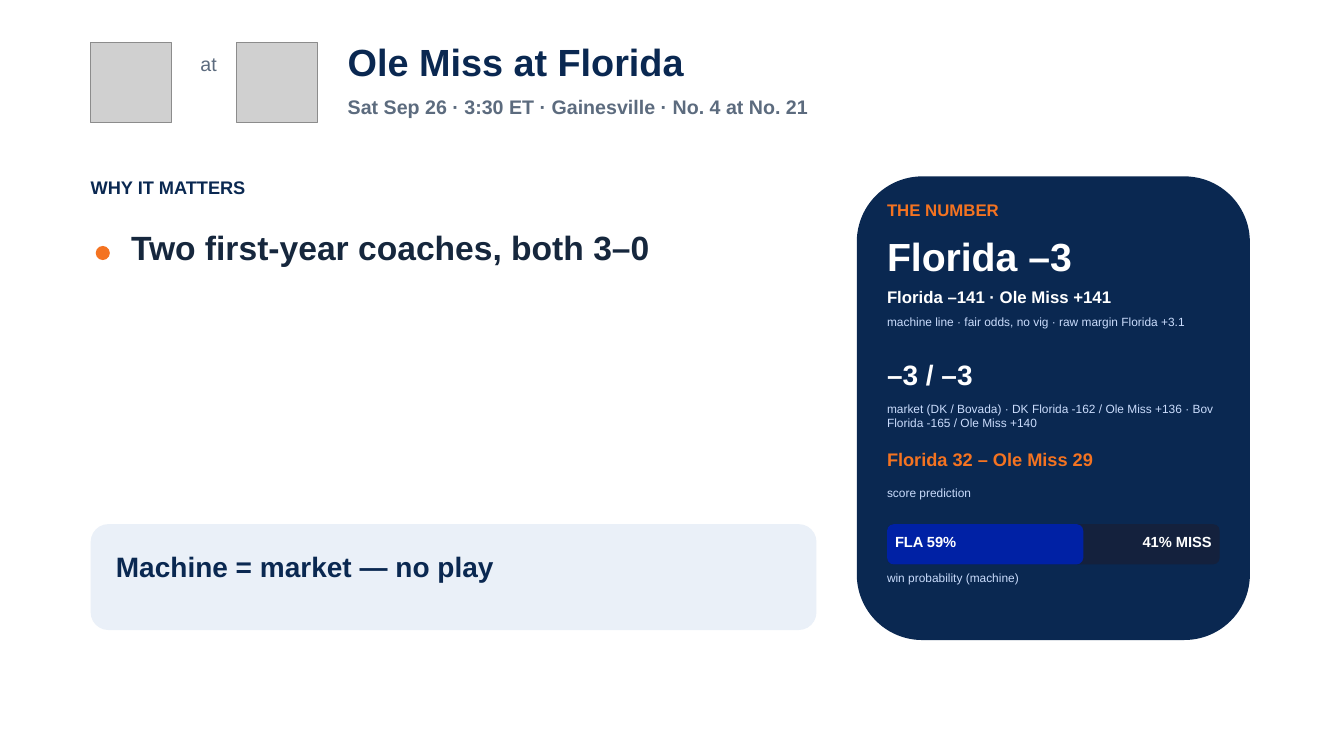
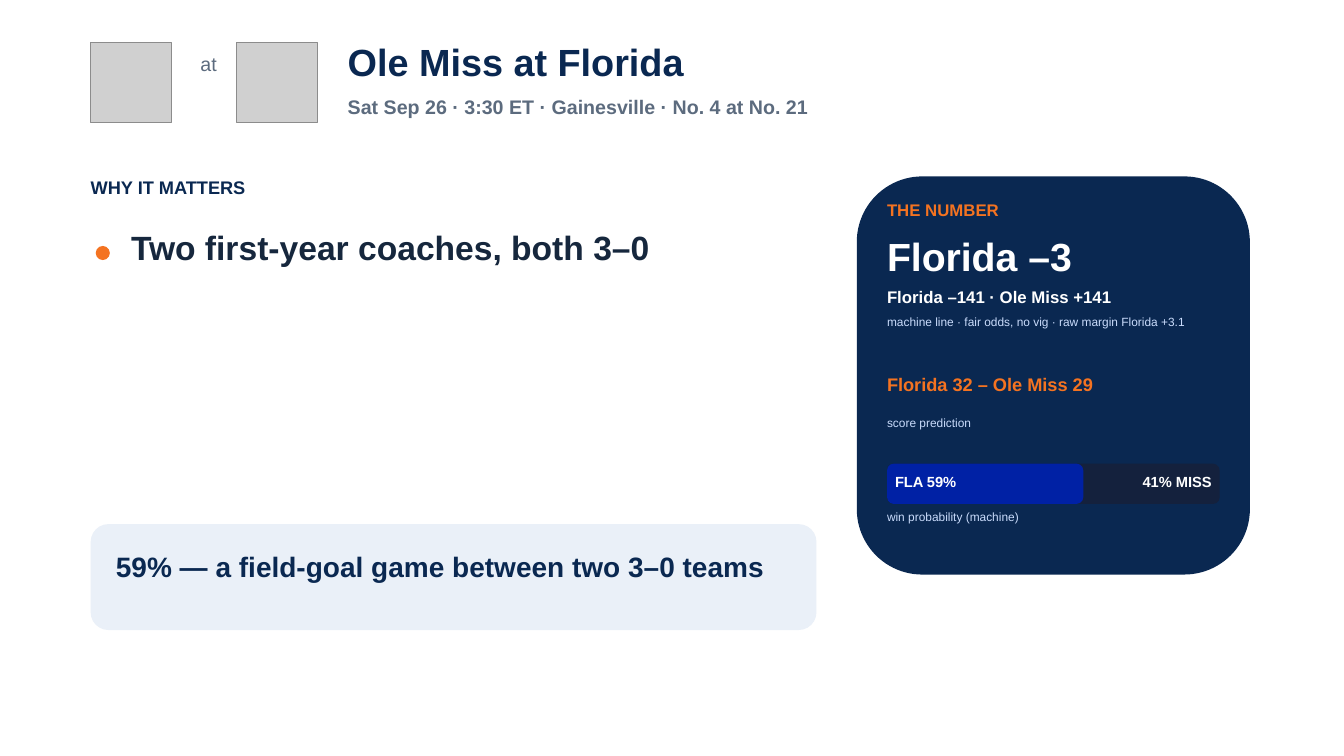
Before and after one commit to lucasalvarezflorida-lab/ncaa-fbs-analytics, a slide deck: slide 9 of decks/2026_Week4_Episode5.pptx. Drawn at 1344x756 pixels with LibreOffice and Linux fonts; fonts in the diff are those of the drawing; grey boxes stand for pictures. Boxes give left, top, right and bottom in pixels: in the first picture for what was removed or moved away, otherwise in the second. Text is boxed around its words. In the diff, an @@ line names an element or a change of style, - is before the commit and + after.

```diff
--- a/decks/2026_Week4_Episode5.pptx
+++ b/decks/2026_Week4_Episode5.pptx
@@ rounded rectangle: place and size @@
-rounded rectangle at (857,176,1250,640)
+rounded rectangle at (857,176,1250,575)
@@ text "Florida 32 – Ole Miss ...": place and size @@
-text "Florida 32 – Ole Miss ..." at (887,452,1093,466)
+text "Florida 32 – Ole Miss ..." at (887,377,1093,391)
@@ text removed at (887,365,972,386) @@
-–3 / –3
@@ text "score prediction": place and size @@
-text "score prediction" at (887,488,971,500)
+text "score prediction" at (887,418,971,429)
@@ text removed at (887,404,1214,427) @@
-market (DK / Bovada) · DK Florida -162 / Ole Miss +136 · Bov Florida -165 / Ole Miss +140
@@ 3 texts, 2 rounded rectangles: place and size @@
-3 texts, 2 rounded rectangles at (887,524,1220,585)
+3 texts, 2 rounded rectangles at (887,464,1220,524)
@@ text at (116,556,764,582): text changed @@
-Machine = market — no play
+59% — a field-goal game between two 3–0 teams
```
Also in this commit, not shown: 7 other slides changed, 2 other files.
